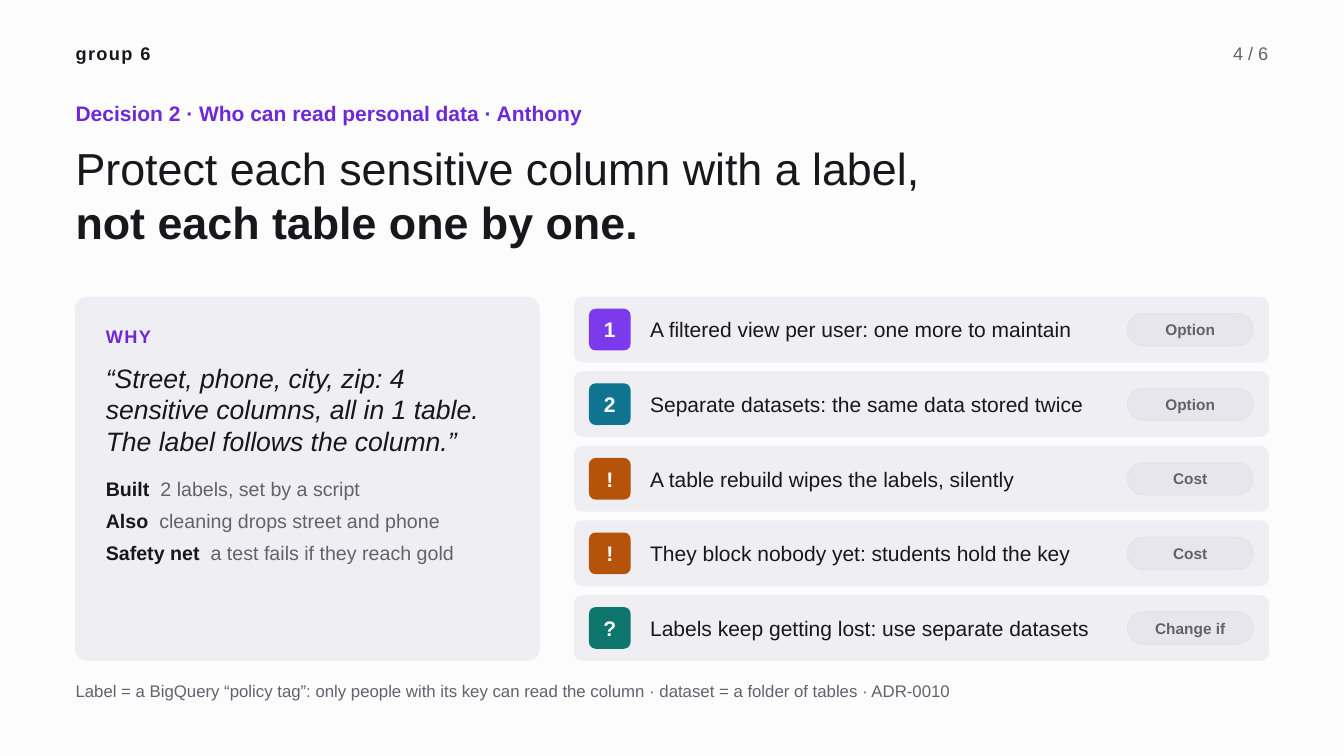
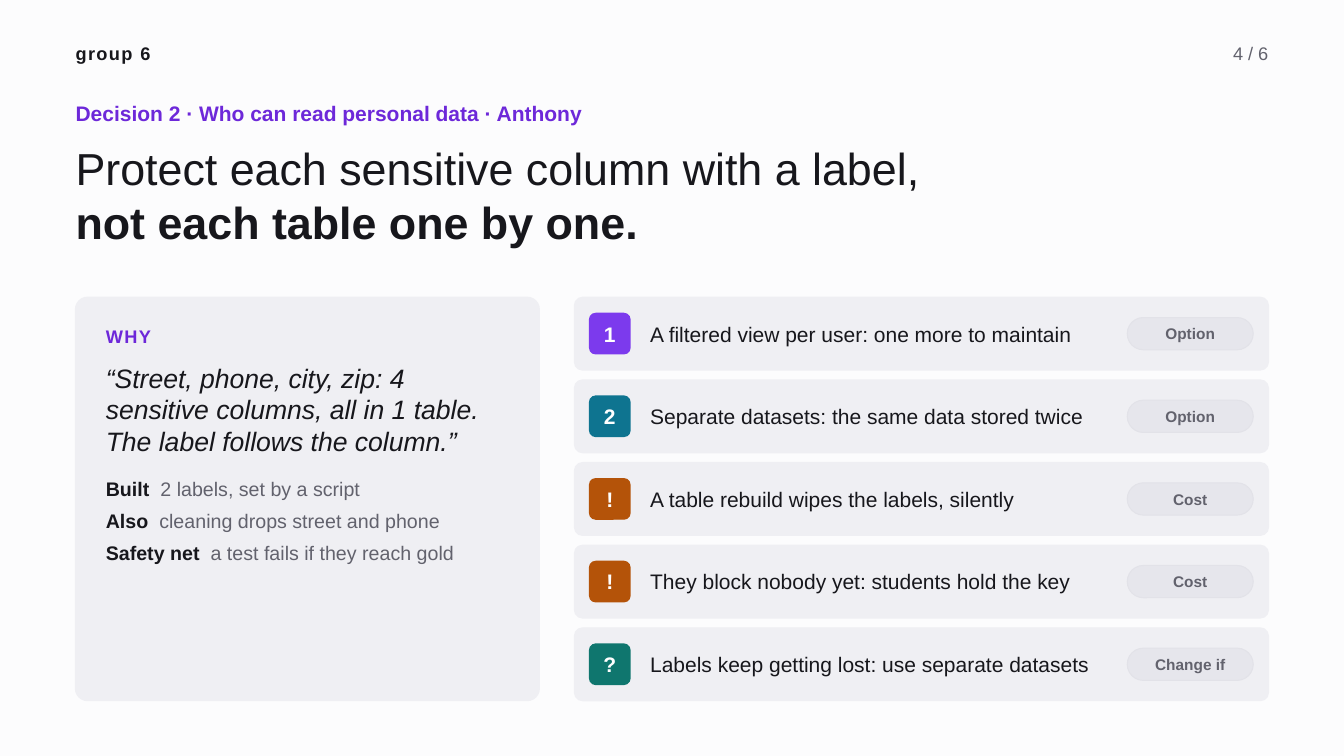
Before and after one commit to antotototototo18/albert-marketplace-data-platform, a slide deck: slide 4 of docs/presentation/group6-pitch.pptx. Drawn at 1344x756 pixels with LibreOffice and Linux fonts; fonts in the diff are those of the drawing. Boxes give left, top, right and bottom in pixels: in the first picture for what was removed or moved away, otherwise in the second. Text is boxed around its words. In the diff, an @@ line names an element or a change of style, - is before the commit and + after.

```diff
--- a/docs/presentation/group6-pitch.pptx
+++ b/docs/presentation/group6-pitch.pptx
@@ rounded rectangle resized from (x1=76, y1=297, x2=539, y2=660) to (x1=76, y1=297, x2=539, y2=701) @@
@@ rounded rectangle resized from (x1=575, y1=297, x2=1268, y2=362) to (x1=575, y1=297, x2=1268, y2=370) @@
@@ text "A filtered view per user: ..." moved from (x1=650, y1=321, x2=1071, y2=342) to (x1=650, y1=326, x2=1071, y2=346) @@
@@ 2 texts, 2 rounded rectangles moved together from (x1=590, y1=310, x2=1253, y2=350) to (x1=590, y1=314, x2=1253, y2=354) @@
@@ rounded rectangle resized from (x1=575, y1=372, x2=1268, y2=437) to (x1=575, y1=380, x2=1268, y2=453) @@
@@ text "Separate datasets: the same data ..." moved from (x1=650, y1=396, x2=1083, y2=417) to (x1=650, y1=408, x2=1083, y2=429) @@
@@ 2 texts, 2 rounded rectangles moved together from (x1=590, y1=384, x2=1253, y2=424) to (x1=590, y1=396, x2=1253, y2=437) @@
@@ rounded rectangle resized from (x1=575, y1=447, x2=1268, y2=511) to (x1=575, y1=463, x2=1268, y2=535) @@
@@ text "A table rebuild wipes the ..." moved from (x1=650, y1=471, x2=1014, y2=491) to (x1=650, y1=491, x2=1014, y2=511) @@
@@ 2 texts, 2 rounded rectangles moved together from (x1=590, y1=459, x2=1253, y2=499) to (x1=590, y1=479, x2=1253, y2=519) @@
@@ rounded rectangle resized from (x1=575, y1=521, x2=1268, y2=586) to (x1=575, y1=545, x2=1268, y2=618) @@
@@ text "They block nobody yet: students ..." moved from (x1=650, y1=545, x2=1070, y2=566) to (x1=650, y1=573, x2=1070, y2=594) @@
@@ 2 texts, 2 rounded rectangles moved together from (x1=590, y1=533, x2=1253, y2=574) to (x1=590, y1=562, x2=1253, y2=602) @@
@@ proportions changed in 6 elements at (x1=575, y1=297, x2=1268, y2=370), (x1=575, y1=380, x2=1268, y2=453), (x1=575, y1=463, x2=1268, y2=535), (x1=76, y1=297, x2=539, y2=701), (x1=575, y1=545, x2=1268, y2=618), (x1=575, y1=628, x2=1268, y2=701) @@
@@ rounded rectangle resized from (x1=575, y1=596, x2=1268, y2=660) to (x1=575, y1=628, x2=1268, y2=701) @@
@@ text "Labels keep getting lost: use ..." moved from (x1=650, y1=620, x2=1088, y2=640) to (x1=650, y1=656, x2=1088, y2=677) @@
@@ 2 texts, 2 rounded rectangles moved together from (x1=590, y1=608, x2=1253, y2=648) to (x1=590, y1=644, x2=1253, y2=685) @@
@@ text removed at (x1=76, y1=685, x2=949, y2=701) @@
-Label = a BigQuery “policy tag”: only people with its key can read the column · dataset = a folder of tables · ADR-0010
```
Also in this commit, not shown: 4 other slides changed, 1 other file.
